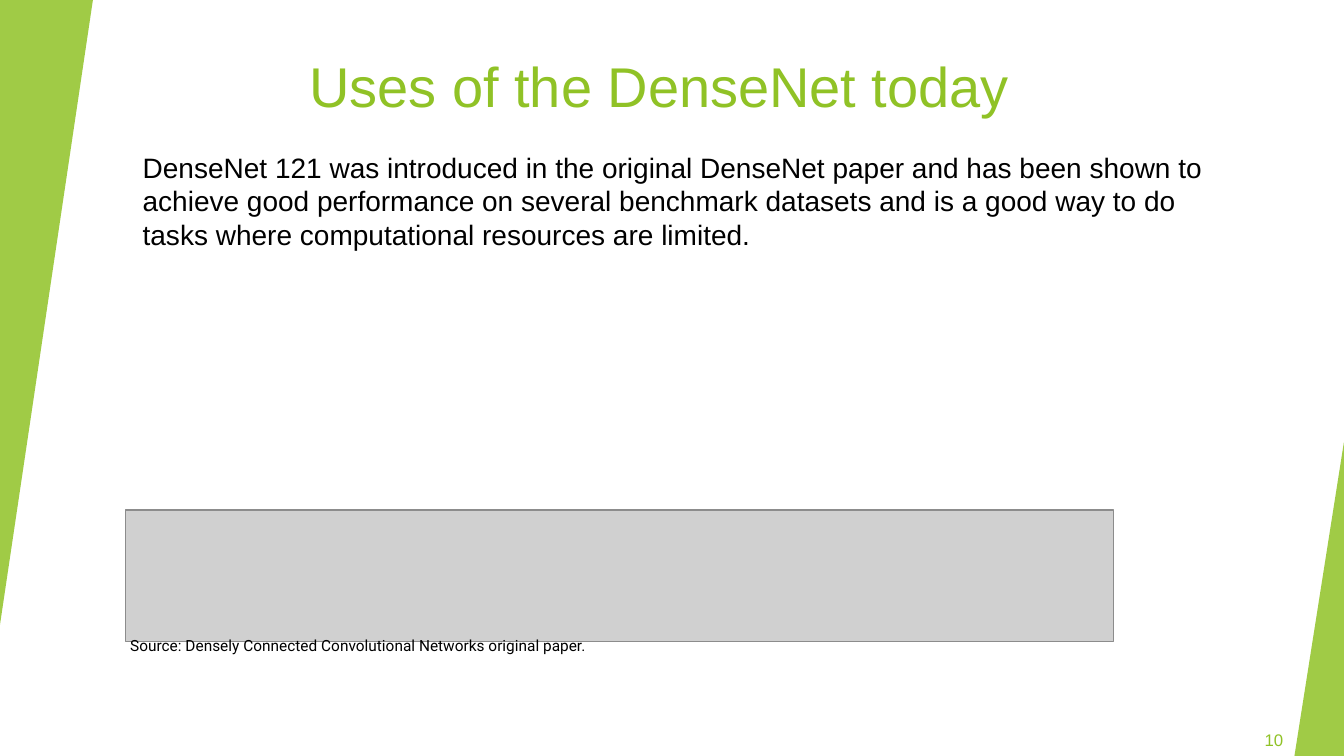
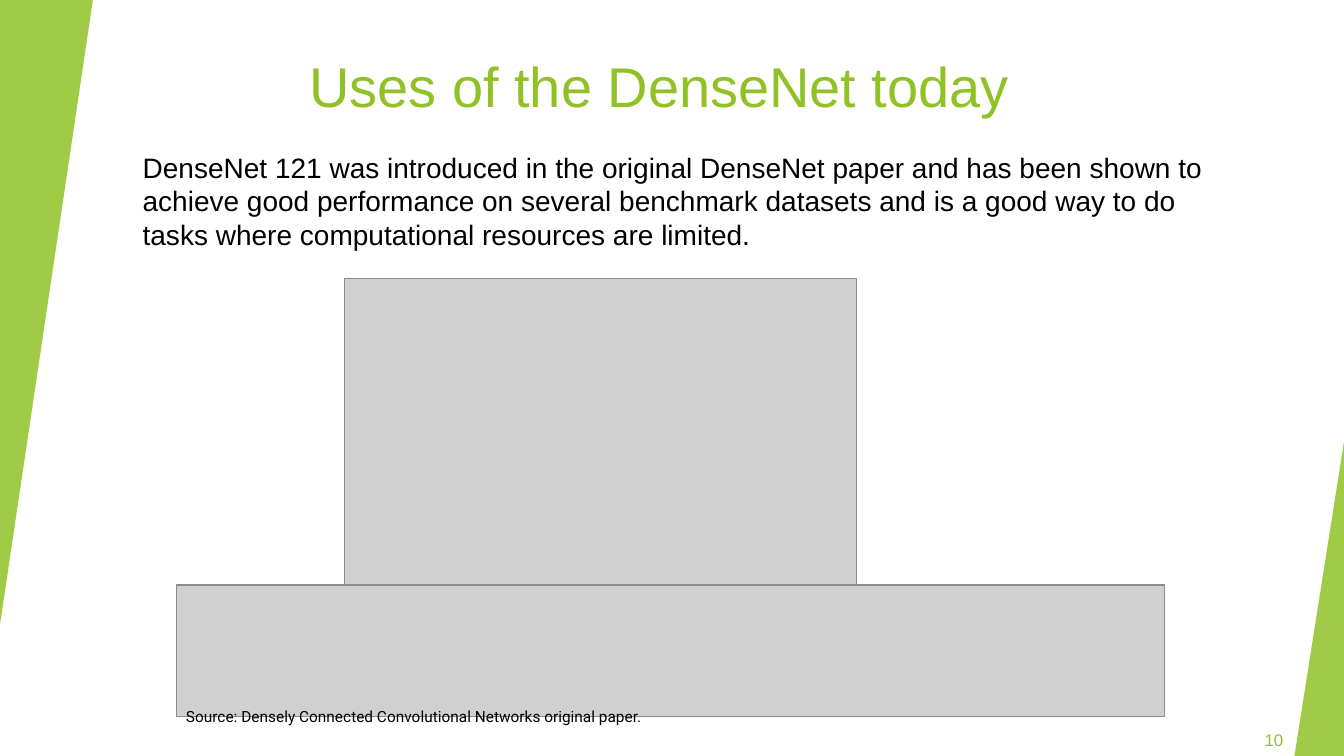
Before and after one commit to Shenhav26/Final_project, a slide deck: slide 10 of capstone project phase A.pptx. Drawn at 1344x756 pixels with LibreOffice and Linux fonts; fonts in the diff are those of the drawing; grey boxes stand for pictures. Boxes give left, top, right and bottom in pixels: in the first picture for what was removed or moved away, otherwise in the second. Text is boxed around its words. In the diff, an @@ line names an element or a change of style, - is before the commit and + after.

```diff
--- a/capstone project phase A.pptx
+++ b/capstone project phase A.pptx
@@ picture added at <box>345,278,858,585</box> @@
@@ picture: place and size @@
-picture at <box>126,510,1114,641</box>
+picture at <box>176,585,1165,716</box>
@@ text "Source: Densely Connected Convolutional Networks ...": place and size @@
-text "Source: Densely Connected Convolutional Networks ..." at <box>130,639,585,656</box>
+text "Source: Densely Connected Convolutional Networks ..." at <box>186,710,641,726</box>
```
Also in this commit, not shown: 6 other slides changed.
